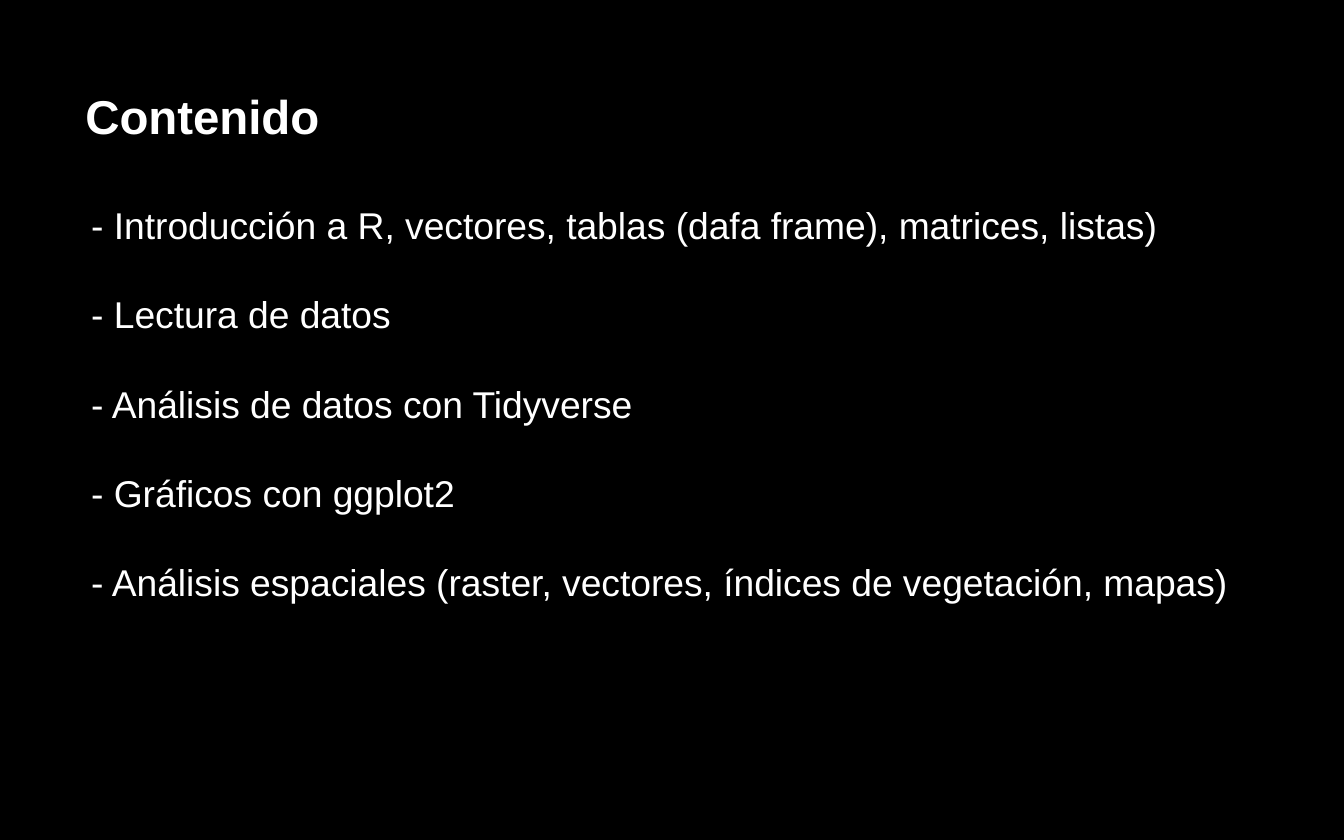
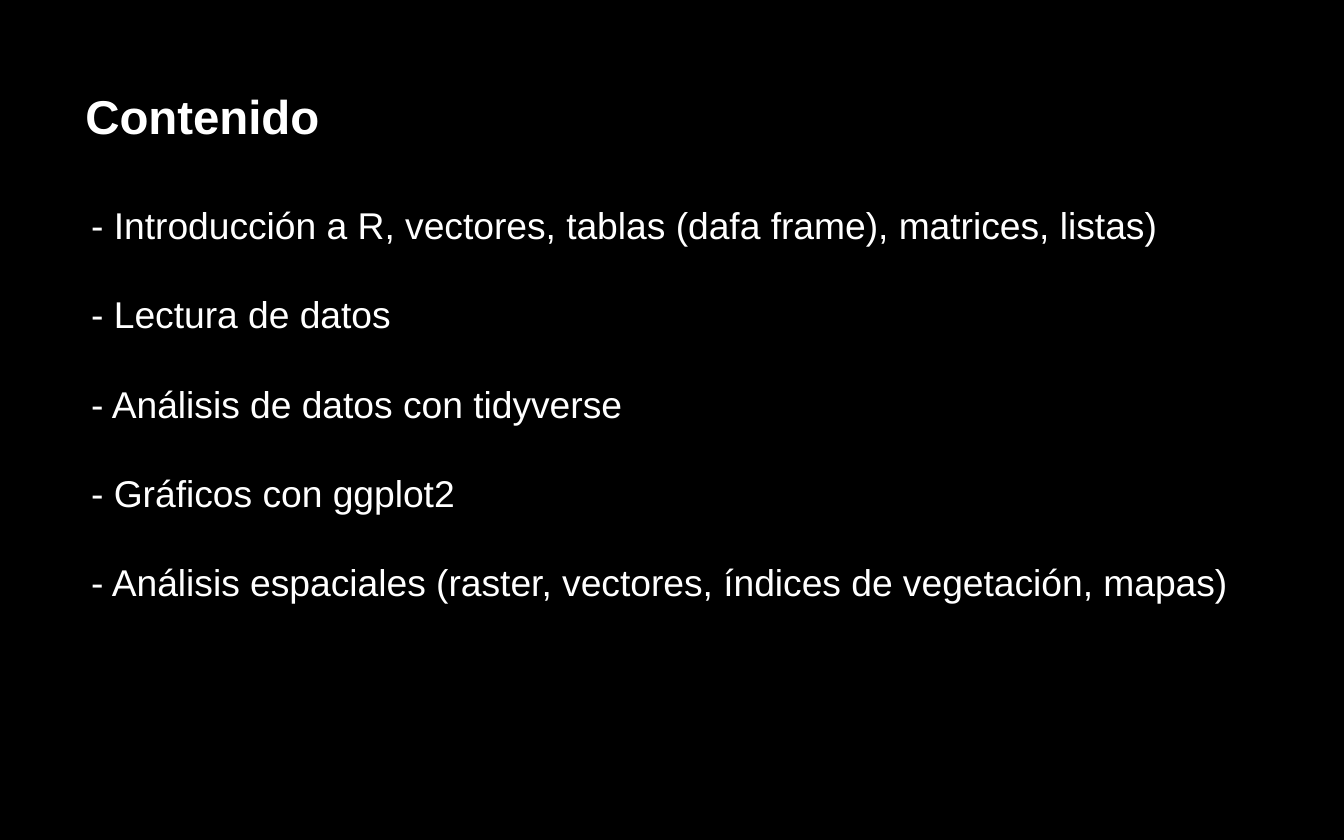
Before and after one commit to lebalcazar/R_IITCA, a slide deck: slide 3 of Presentacion/presentacion_01.odp (slide 4 before the commit). Drawn at 1344x840 pixels with LibreOffice and Linux fonts; fonts in the diff are those of the drawing. Boxes give left, top, right and bottom in pixels: in the first picture for what was removed or moved away, otherwise in the second. Text is boxed around its words. In the diff, an @@ line names an element or a change of style, - is before the commit and + after.

```diff
--- a/Presentacion/presentacion_01.odp
+++ b/Presentacion/presentacion_01.odp
@@ title at (112,211,1227,604): text changed @@
-- Introducción a R, vectores, tablas (dafa frame), matrices, listas)
-- Lectura de datos
-- Análisis de datos con Tidyverse
-- Gráficos con ggplot2
-- Análisis espaciales (raster, vectores, índices de vegetación, mapas)
+- Introducción a R, vectores, tablas (dafa frame), matrices, listas)
+- Lectura de datos
+- Análisis de datos con tidyverse
+- Gráficos con ggplot2
+- Análisis espaciales (raster, vectores, índices de vegetación, mapas)
```
Also in this commit, not shown: 4 other slides changed, 1 slide added, 5 slides removed, 1 other file.
